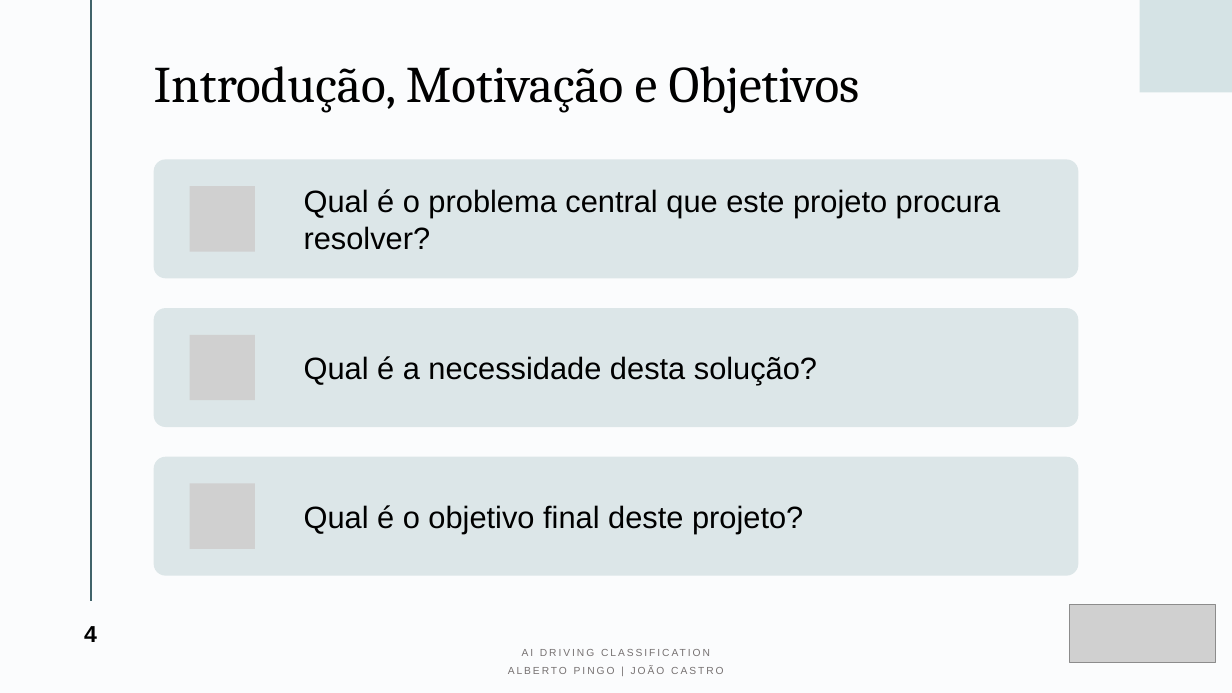
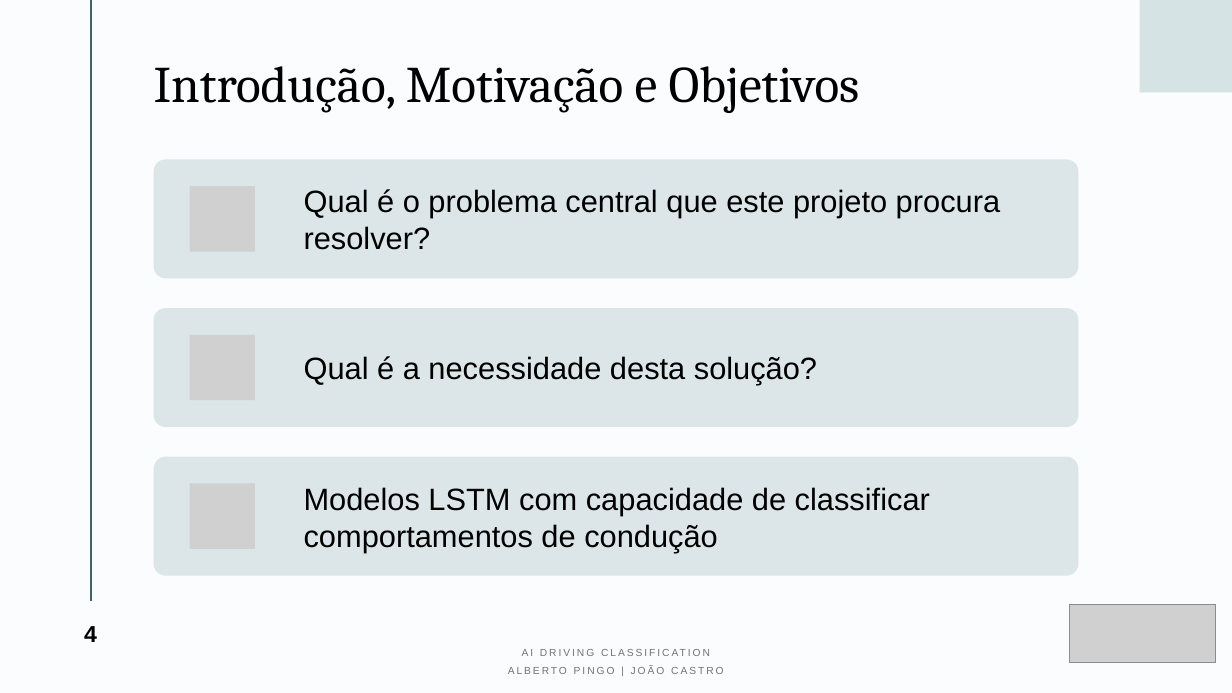
Before and after one commit to albertopingo/AI-driving-classification_FinalProject_CEng, a slide deck: slide 4 of ProjInf_AI_Driving_Classification.pptx. Drawn at 1232x693 pixels with LibreOffice and Linux fonts; fonts in the diff are those of the drawing; grey boxes stand for pictures. Boxes give left, top, right and bottom in pixels: in the first picture for what was removed or moved away, otherwise in the second. Text is boxed around its words. In the diff, an @@ line names an element or a change of style, - is before the commit and + after.

```diff
--- a/ProjInf_AI_Driving_Classification.pptx
+++ b/ProjInf_AI_Driving_Classification.pptx
@@ text at [304,487,930,552]: text changed @@
-Qual é o objetivo final deste projeto?
+Modelos LSTM com capacidade de classificar comportamentos de condução
```
Also in this commit, not shown: 4 other slides changed, 1 slide added, 3 slides removed.
